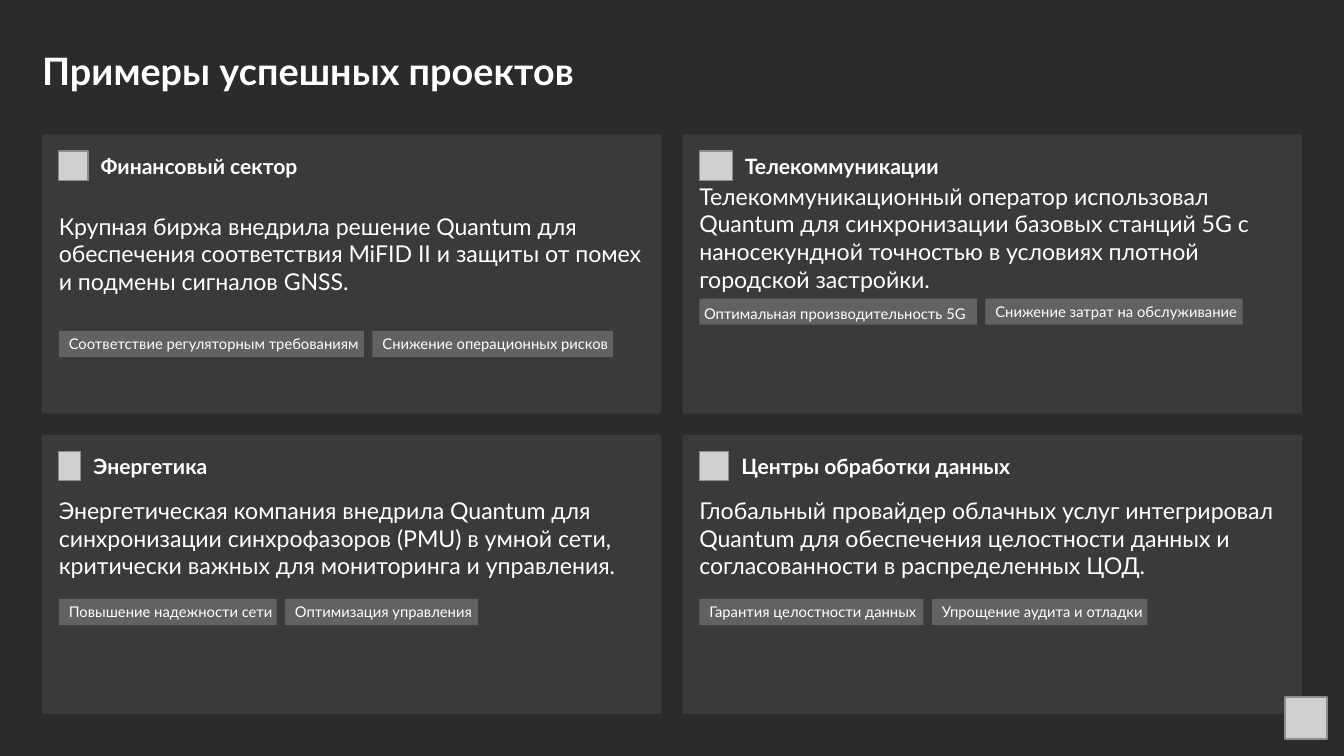
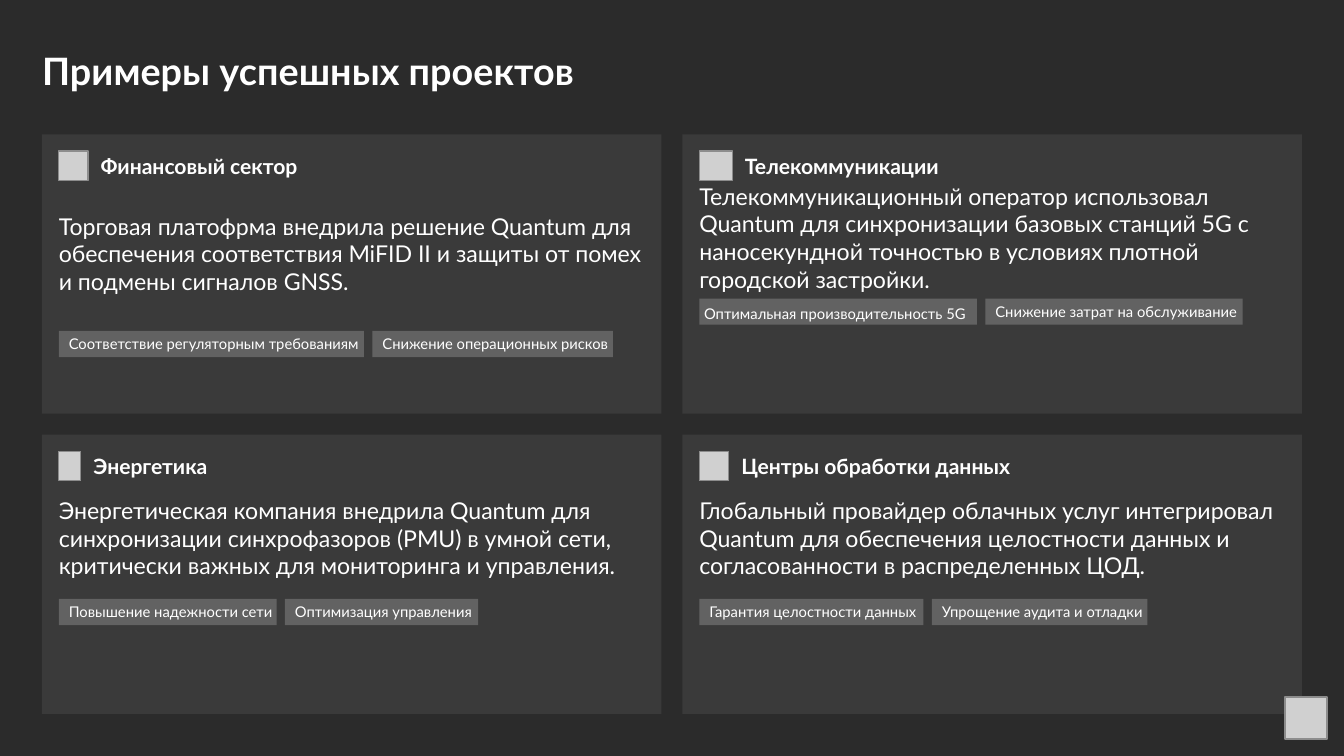
Before and after one commit to SiwaNetwork/QUANTUM, a slide deck: slide 4 of ДОКУМЕНТЫ/МАТЕРИАЛ СТАТЬИ/SHIWA_NETWORK_Quantum_Стратегическое_преимущество_в_обеспечении_надежной_синхронизации_времени_для_бизнеса.pptx. Drawn at 1344x756 pixels with LibreOffice and Linux fonts; fonts in the diff are those of the drawing; grey boxes stand for pictures; background and template pictures are left out; a plain dark background stands for a picture behind light text. Boxes give left, top, right and bottom in pixels: in the first picture for what was removed or moved away, otherwise in the second. Text is boxed around its words. In the diff, an @@ line names an element or a change of style, - is before the commit and + after.

```diff
--- a/ДОКУМЕНТЫ/МАТЕРИАЛ СТАТЬИ/SHIWA_NETWORK_Quantum_Стратегическое_преимущество_в_обеспечении_надежной_синхронизации_времени_для_бизнеса.pptx
+++ b/ДОКУМЕНТЫ/МАТЕРИАЛ СТАТЬИ/SHIWA_NETWORK_Quantum_Стратегическое_преимущество_в_обеспечении_надежной_синхронизации_времени_для_бизнеса.pptx
@@ text at (59, 218, 641, 294): text changed @@
-Крупная биржа внедрила решение Quantum для обеспечения соответствия MiFID II и защиты от помех и подмены сигналов GNSS.
+Торговая платофрма внедрила решение Quantum для обеспечения соответствия MiFID II и защиты от помех и подмены сигналов GNSS.
```
Also in this commit, not shown: 6 other files.
